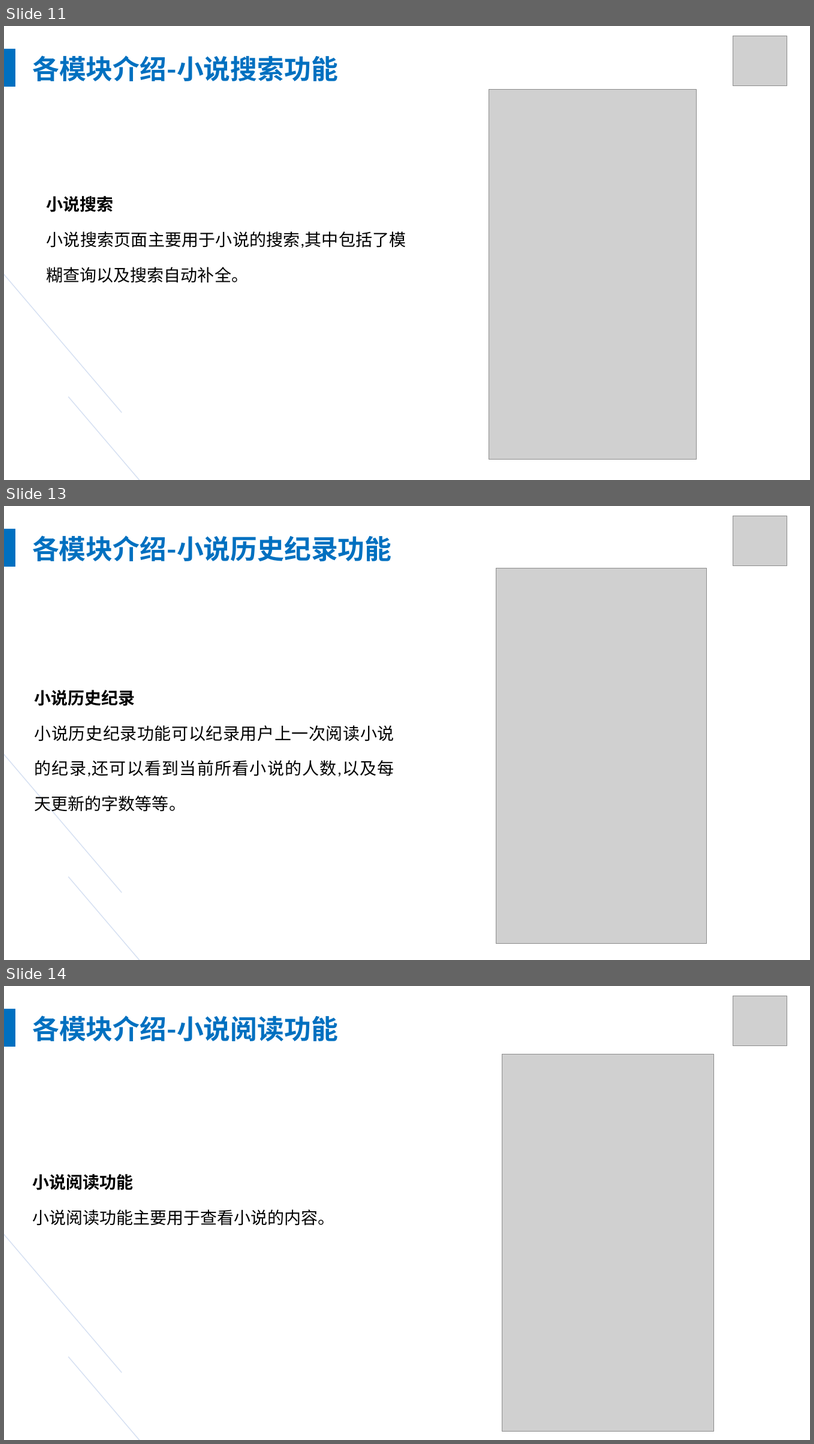
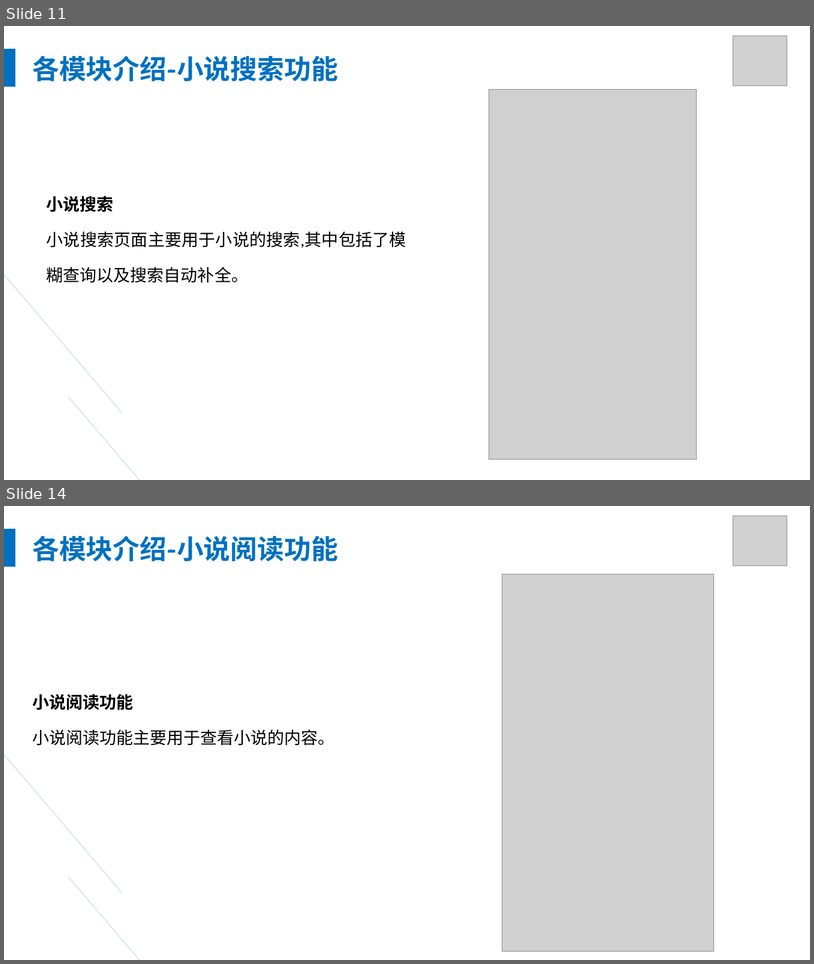
Before and after one commit to YangMr/AP-, a slide deck: 高级/04 实训教学ppt/00 项目介绍.pptx. Shown one above the other, each under a label of ours: slides 11, 13 and 14 before the commit, slides 11 and 14 after it; the slides between them are not shown. The pictures are 814x1444 and 814x964 pixels, drawn with LibreOffice and Linux fonts; fonts in the diff are those of the drawing; grey boxes stand for pictures. Boxes give left, top, right and bottom in pixels: in the first picture for what was removed or moved away, otherwise in the second. Text is boxed around its words. In the diff, an @@ line names an element or a change of style, - is before the commit and + after.

```diff
--- a/高级/04 实训教学ppt/00 项目介绍.pptx
+++ b/高级/04 实训教学ppt/00 项目介绍.pptx
@@ slide 13 removed at box(4, 506, 810, 960), background #FFFFFF @@
@@ picture removed at box(734, 516, 788, 565) @@
@@ rectangle removed at box(4, 529, 15, 567) @@
@@ text removed at box(32, 535, 392, 562) @@
-各模块介绍-小说历史纪录功能
@@ line removed from (4, 565) to (122, 892) @@
@@ picture removed at box(497, 568, 708, 943) @@
@@ text removed at box(35, 690, 395, 814) @@
-小说历史纪录
-小说历史纪录功能可以纪录用户上一次阅读小说的纪录,还可以看到当前所看小说的人数,以及每天更新的字数等等。
@@ line removed from (69, 876) to (175, 960) @@
```
Also in this commit, not shown: 2 slides changed, 1 slide added, 2 other slides removed, 21 other files.
